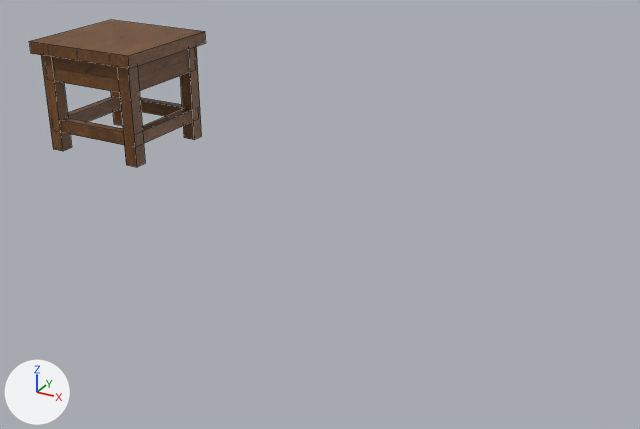
The FBX model Assets/Models/Livingroom_Stuffs/LivingRoom_Stool.fbx as it was, and as the next commit left it.
Before and after are seen from a camera (50 mm lens) standing at (0.64, -1.99, 1.28) and looking at (-0.71, 0.46, 0.06). The lights are fixed; the arrows at lower left show +X, +Y and +Z. The older version comes first. Mesh edges are drawn as thin lines. Where no turn or scale is listed for an object, it has been applied to the vertices.

In view in the first picture: 'LivingRoom_Stool'.
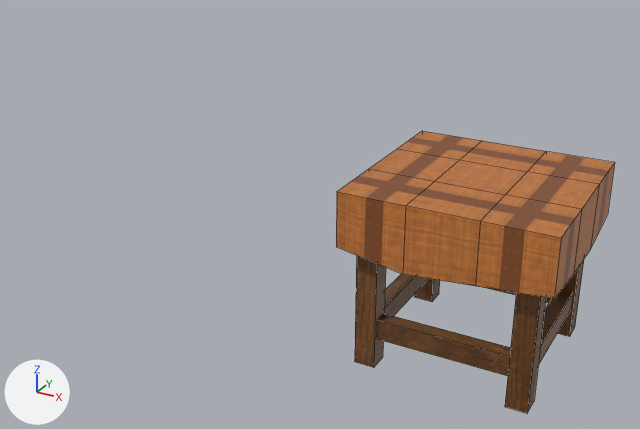
Patch to the scene script:
```diff
--- a/Assets/Models/Livingroom_Stuffs/LivingRoom_Stool.fbx.py
+++ b/Assets/Models/Livingroom_Stuffs/LivingRoom_Stool.fbx.py
@@ img_floor_mat_albedo_png @@
+img_floor_mat_albedo_png = load_image('floor_mat_albedo.png', '../../M_Textures/Combos/Floor_Matt_Stylize/floor_mat_albedo.png', 1024, 1024, 'sRGB')
@@ mat_sofa_furniture @@
+mat_sofa_furniture = bpy.data.materials.new('Sofa_Furniture')
+# uses the picture img_floor_mat_albedo_png
+# uses the picture img_wood_stylize_furniture_normal_png
+# uses the picture img_wood_stylize_furniture_roughness_png
@@ me_livingroom_stool_001 @@
 # used by ob_livingroom_stool; location = (-1.885, 0.853, 0.001)
-me_livingroom_stool_001.from_pydata(...)  # 72 vertices, 62 faces; spans x -0.259..0.259, y -0.251..0.251, z 0.0..0.47
+me_livingroom_stool_001.from_pydata(...)  # 100 vertices, 83 faces; spans x -0.268..0.268, y -0.261..0.261, z 0.0..0.484
+# me_livingroom_stool_001 part 1: a new loose piece of 28 vertices spanning x -0.268..0.268, y -0.261..0.261, z 0.308..0.484, in mat_sofa_furniture
 me_livingroom_stool_001.materials.append(mat_wood_furniture)
+me_livingroom_stool_001.materials.append(mat_sofa_furniture)
@@ ob_livingroom_stool @@
 ob_livingroom_stool = bpy.data.objects.new('LivingRoom_Stool', me_livingroom_stool_001)
-ob_livingroom_stool.location = (-1.885, 0.853, 0.001)
+ob_livingroom_stool.location = (0.0, 0.0, 0.0)
```

Where the change shows, as pixel boxes [x1, y1, x2, y2] in the pictures (640 x 429 px):
'LivingRoom_Stool', reshaped, moved (58% wider, 91% taller)
    before: [29, 20, 205, 167]
    after: [336, 131, 615, 413]
part 1 of me_livingroom_stool_001, added (brown)
    after: [336, 131, 615, 298]
